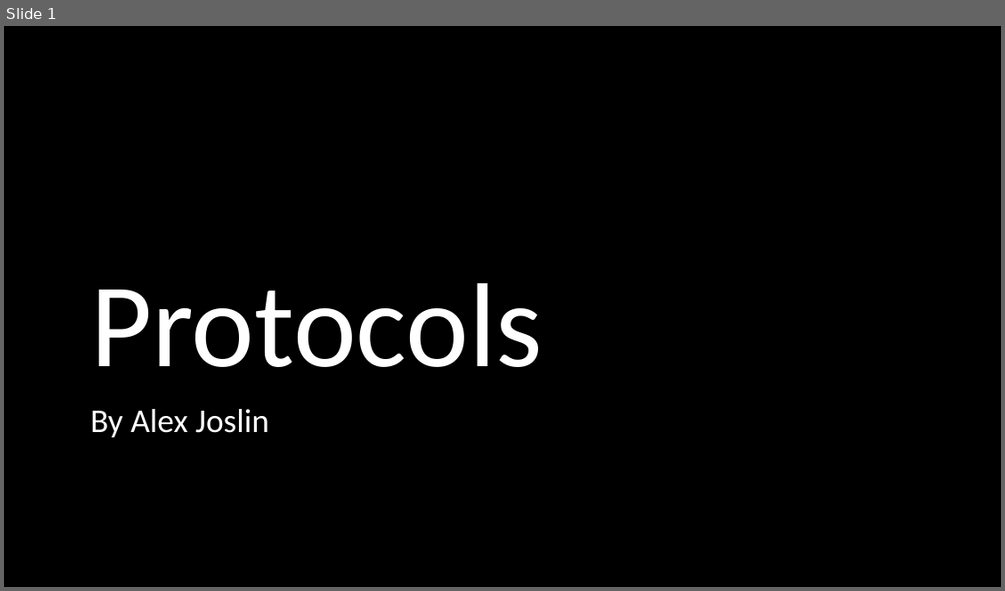
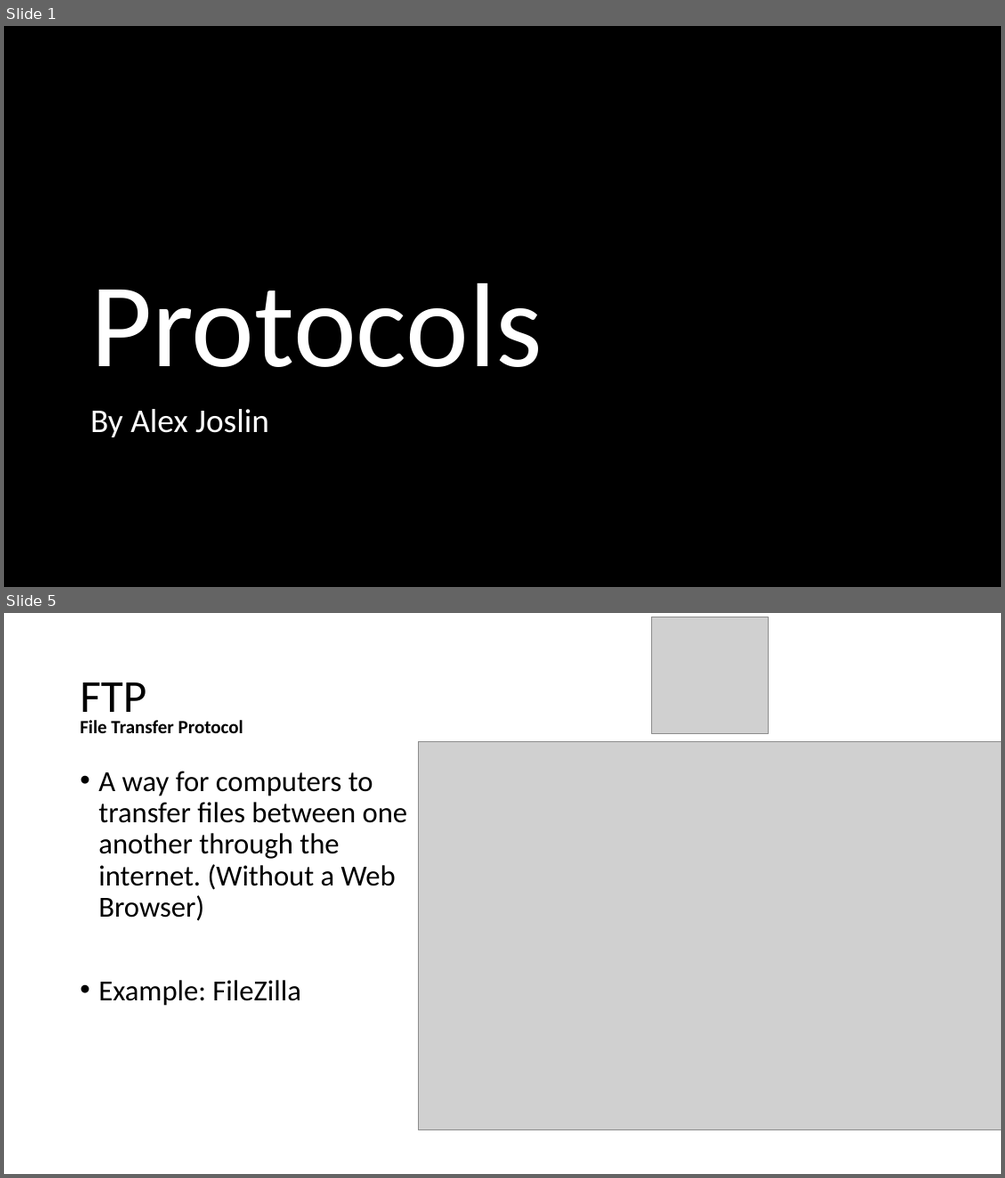
Before and after one commit to echoaj/TCS_PowerPoints, a slide deck: PowerPoints/Protocols.pptx. Shown one above the other, each under a label of ours: slide 1 before the commit, slides 1 and 5 after it; the slides between them are not shown. The pictures are 1005x591 and 1005x1178 pixels, drawn with LibreOffice and Linux fonts; fonts in the diff are those of the drawing; grey boxes stand for pictures; background and template pictures are left out. Boxes give left, top, right and bottom in pixels: in the first picture for what was removed or moved away, otherwise in the second. Text is boxed around its words. In the diff, an @@ line names an element or a change of style, - is before the commit and + after.

Commit message:
Added to protocols ppt

```diff
--- a/PowerPoints/Protocols.pptx
+++ b/PowerPoints/Protocols.pptx
@@ slide 5 added at [4,613,1001,1174], background #FFFFFF @@
@@ picture added at [652,617,769,734] @@
@@ title added at [80,682,146,722], 44 pt, text #000000 @@
+FTP
@@ text added at [80,720,243,733], 18 pt, text #000000, bold @@
+File Transfer Protocol
@@ picture added at [419,742,1001,1130] @@
@@ text added at [98,771,408,1005], 28 pt, text #000000 @@
+• A way for computers to transfer files between one another through the internet. (Without a Web Browser)
+• Example: FileZilla
```
Also in this commit, not shown: 1 slide changed, 2 other slides added, 3 other files.
